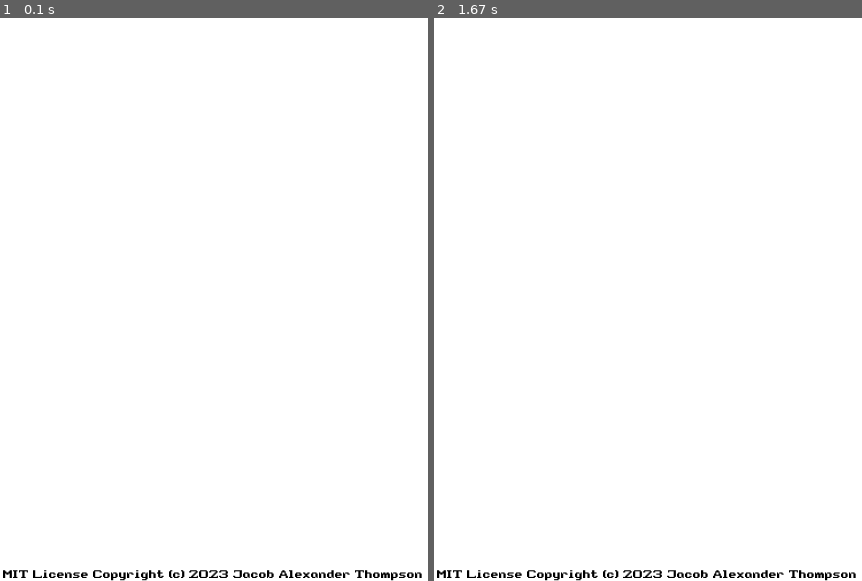
Above: before the commit, frames 1-2 (left to right).
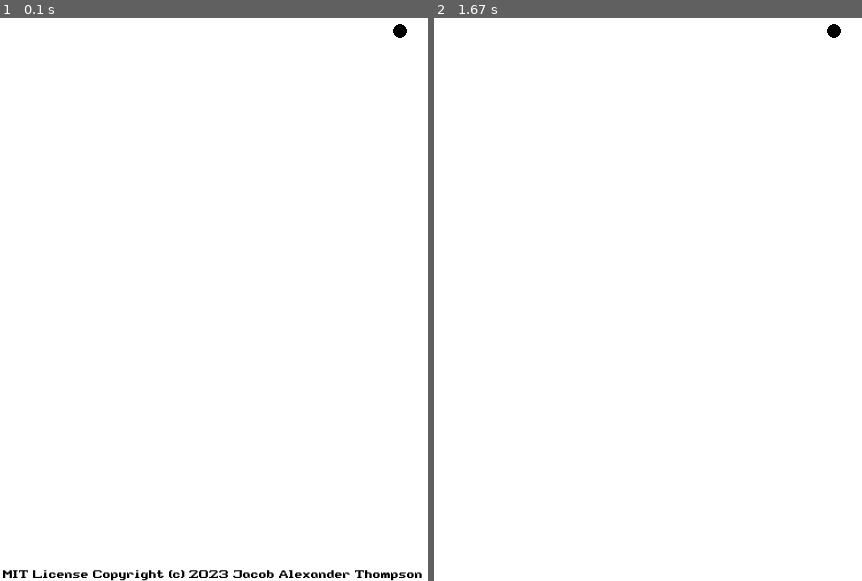
Above: after the commit, the same moments.

Repository: jacob-thompson/pendulum-simulator
Game: pygame game, started from src/pendulum_simulator/main.py
Same seed, same stepped clock (60 frames per second), same inputs: the game is played once before the commit and once after it.
Inputs (mouse positions are in pixels of both pictures, inside the frame that each line leads up to):
- Up to frame 1 (0.1 s): no input
- Up to frame 2 (1.67 s): click (836, 34) at 0.38 s

The runs differ from the first frame. In frame 1, less than 0.1% of the frame differs, in the area x 91-96%, y 1-4%; in frame 2, 0.9%, in the area x 0-99%, y 1-100%.

Commit message:
add pivot
handle mouse clicks

Diff:
--- a/src/pendulum_simulator/pendulum.py
+++ b/src/pendulum_simulator/pendulum.py
@@ -23,6 +23,11 @@
         self.black = pygame.Color(0, 0, 0)
         self.white = pygame.Color(255, 255, 255)
 
+        self.in_use = False
+
+        self.pivot = SCREEN_W >> 1, 50
+        self.pivot_radius = 7
+
     def set_window_properties(self):
         pygame.display.set_caption(TITLE)
 
@@ -42,6 +47,28 @@
         if event.type == pygame.KEYDOWN:
             if event.key == pygame.K_ESCAPE: exit()
 
+        if event.type == pygame.MOUSEBUTTONDOWN:
+            self.interact(event.pos, event.button)
+
+    def interact(self, pos, button):
+        pivot_hitbox = pygame.Rect(0, 0, 0, 0)
+        pivot_hitbox.center = self.pivot
+        pivot_hitbox.size = self.pivot_radius, self.pivot_radius
+
+        self.in_use = True
+
+        #button == 1 is mouse1
+        #button == 2 is scroll wheel
+        #button == 3 is mouse2
+
+        if button == 1:
+            if pivot_hitbox.collidepoint(pos): self.select_pivot()
+
+    def select_pivot(self):
+        print("frictionless pivot")
+        print(f"position: {self.pivot}")
+        print(f"radius: {self.pivot_radius}")
+
     def draw_background(self):
         self.surface.fill(self.white)
 
@@ -53,9 +80,15 @@
         dtrect = dtext.get_rect(bottomleft = dtpos)
         self.surface.blit(dtext, dtrect)
 
+    def draw_pivot(self):
+        pygame.draw.circle(self.surface, self.black, self.pivot, self.pivot_radius)
+
     def draw_frame(self):
         self.draw_background()
-        self.draw_info()
+        self.draw_pivot()
+
+        if not self.in_use:
+            self.draw_info()
 
     def update_frame(self):
         pygame.display.flip()
